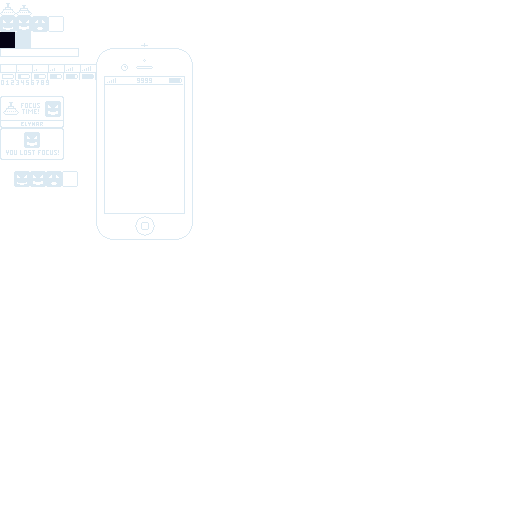
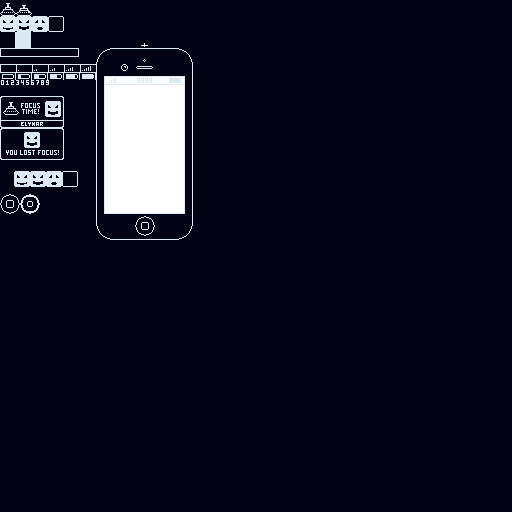
Layer changes from the first w=512, h=512 image to the second:
added layer "Buttons" above "Button" over 0, 194, 40, 214
showed "Layer 0 copy" over 0, 0, 512, 512
